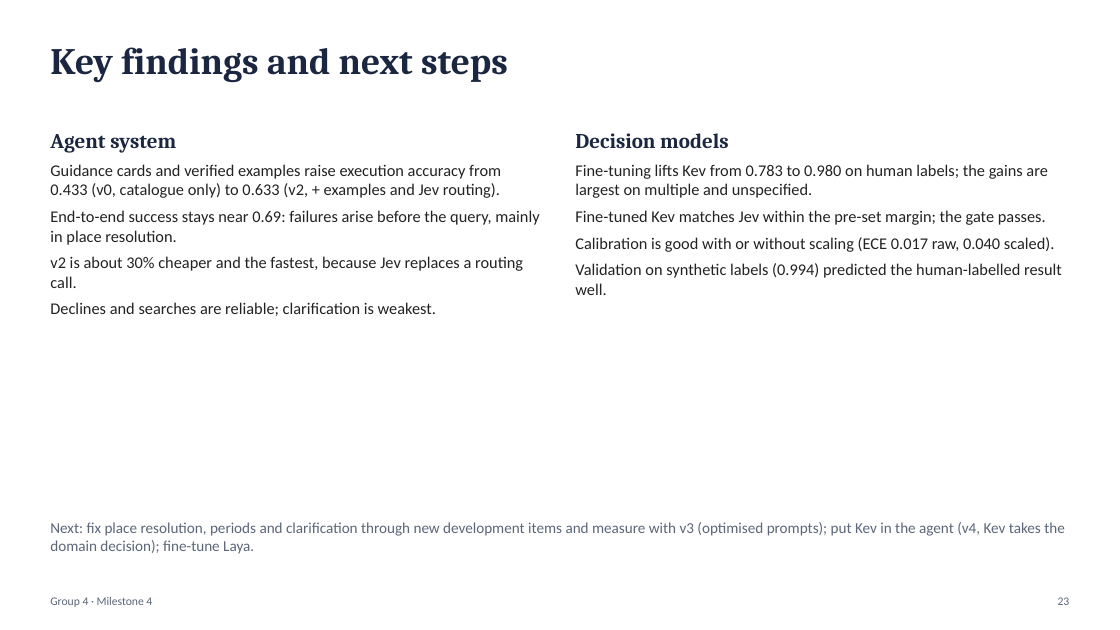
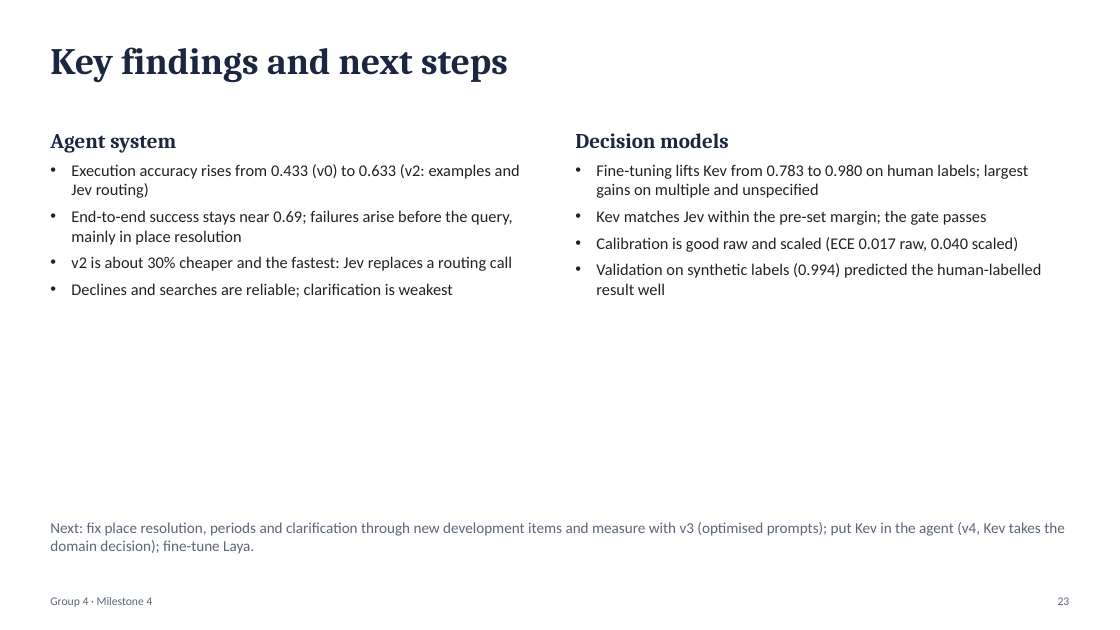
Before and after one commit to sathyaIITM/Group-4-DS-and-AI-Lab-Project, a slide deck: slide 23 of docs/milestones/Milestone4_TA_Presentation.pptx. Drawn at 1120x630 pixels with LibreOffice and Linux fonts; fonts in the diff are those of the drawing. Boxes give left, top, right and bottom in pixels: in the first picture for what was removed or moved away, otherwise in the second. Text is boxed around its words. In the diff, an @@ line names an element or a change of style, - is before the commit and + after.

Commit message:
DOCS: M4 slide 23 key findings as bullets on both sides

```diff
--- a/docs/milestones/Milestone4_TA_Presentation.pptx
+++ b/docs/milestones/Milestone4_TA_Presentation.pptx
@@ text at (71, 164, 520, 297): text changed @@
-Guidance cards and verified examples raise execution accuracy from 0.433 (v0, catalogue only) to 0.633 (v2, + examples and Jev routing).
-End-to-end success stays near 0.69: failures arise before the query, mainly in place resolution.
-v2 is about 30% cheaper and the fastest, because Jev replaces a routing call.
-Declines and searches are reliable; clarification is weakest.
+• Execution accuracy rises from 0.433 (v0) to 0.633 (v2: examples and Jev routing)
+• End-to-end success stays near 0.69; failures arise before the query, mainly in place resolution
+• v2 is about 30% cheaper and the fastest: Jev replaces a routing call
+• Declines and searches are reliable; clarification is weakest
@@ text at (596, 164, 1028, 252): text changed @@
-Fine-tuning lifts Kev from 0.783 to 0.980 on human labels; the gains are largest on multiple and unspecified.
-Fine-tuned Kev matches Jev within the pre-set margin; the gate passes.
-Calibration is good with or without scaling (ECE 0.017 raw, 0.040 scaled).
-Validation on synthetic labels (0.994) predicted the human-labelled result well.
+• Fine-tuning lifts Kev from 0.783 to 0.980 on human labels; largest gains on multiple and unspecified
+• Kev matches Jev within the pre-set margin; the gate passes
+• Calibration is good raw and scaled (ECE 0.017 raw, 0.040 scaled)
+• Validation on synthetic labels (0.994) predicted the human-labelled result well
```
